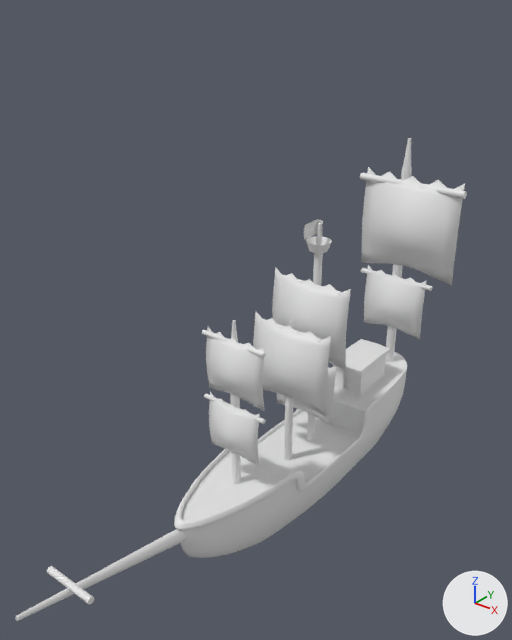
A saved change to the Blender file Enviroment/Pirate ship.blend.
Both versions are drawn from a camera (50 mm lens) standing at (32.3, -49.4, 42.7) and looking at (-5.6, -2.0, 13.3). Every picture has the same lights, and +X, +Y and +Z are marked at lower right.

Objects in the first picture: 'Cylinder', 'Cylinder.002', 'Cylinder.008', 'Cylinder.009', 'Cylinder.014', 'Flag', 'Sail', 'Sail.002', 'Sail.003', 'Sail.004', 'Sail.005', 'Sail.006', 'Sail.007', 'Ship', 'Ship.001'.
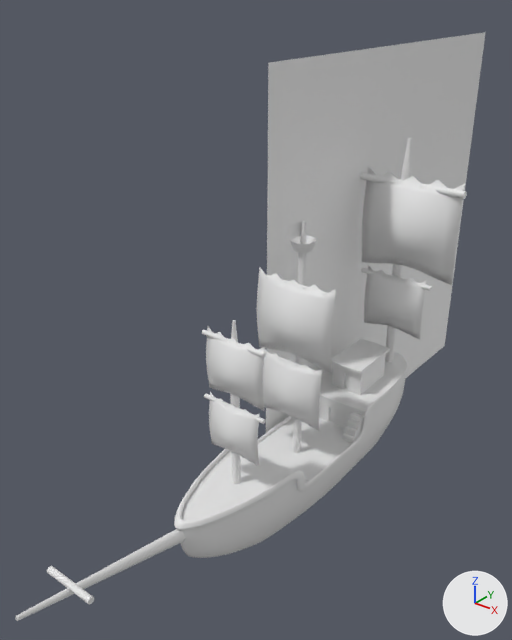
Commit message: Starting the wooden boards

The change, as a list of edits to the scene's bpy script:
```text
Add me_plane_012:
    me_plane_012.from_pydata([(-1.0, -1.0, 0.0), (1.0, -1.0, 0.0), (-1.0, 1.0, 0.0), (1.0, 1.0, 0.0)], [], [(0, 1, 3, 2)])
Change ob_cylinder:
    ob_cylinder.location: (0.0, 0.0, 0.0) -> (0.0, -2.4, 0.7)
Change ob_cylinder_002:
    ob_cylinder_002.location: (-3.5, -0.6, 17.9) -> (-3.5, -3.0, 18.6)
Change ob_sail:
    ob_sail.location: (-0.3, -0.6, 14.5) -> (-0.3, -3.0, 15.3)
Change ob_flag:
    ob_flag.location: (-0.2, -0.9, 23.1) -> (-0.2, -3.3, 23.6)
Change ob_sail_002:
    ob_sail_002.location: (-0.6, -0.6, 7.3) -> (-0.6, -3.0, 8.1)
Remove ob_cylinder_008:
    ob_cylinder_008 = bpy.data.objects.new('Cylinder.008', me_cylinder_009)
    ob_cylinder_008.location = (0.0, -3.8, 0.0)
Remove ob_cylinder_009:
    ob_cylinder_009 = bpy.data.objects.new('Cylinder.009', me_cylinder_010)
    ob_cylinder_009.location = (-3.1, -4.0, 14.7)
    ob_cylinder_009.rotation_euler = (0.0, 1.571, 0.0)  # degrees (0, 90, 0)
    ob_cylinder_009.scale = (0.517, 0.517, 1.3)
Remove ob_sail_003:
    ob_sail_003 = bpy.data.objects.new('Sail.003', me_plane_007)
    ob_sail_003.location = (0.0, -4.0, 11.4)
    ob_sail_003.rotation_euler = (1.571, 0.0, 0.0)  # degrees (90, 0, 0)
    ob_sail_003.scale = (4.02, 4.02, 4.02)
    _m = ob_sail_003.modifiers.new('Solidify', 'SOLIDIFY')
    _m.thickness = -0.02
Add ob_plane_002:
    ob_plane_002 = bpy.data.objects.new('Plane.002', me_plane_012)
    ob_plane_002.location = (-4.5, 20.1, 14.5)
    ob_plane_002.rotation_euler = (1.571, 0.0, 1.571)  # degrees (90, 0, 90)
    ob_plane_002.scale = (21.9, 21.9, 21.9)
```

What differs and where, as boxes (x1, y1, x2, y2) in the pictures (512 x 640 px):
'Plane.002', added: after (266, 32, 486, 433)
'Sail', moved: before (272, 267, 351, 370); after (257, 267, 336, 373)
'Sail.003', deleted: before (253, 311, 331, 417)
'Sail.002', moved: before (277, 366, 336, 426); after (263, 349, 322, 431)
'Cylinder', moved: before (306, 223, 332, 442); after (290, 221, 317, 453)
'Cylinder.008', deleted: before (284, 320, 293, 460)
'Flag', moved: before (304, 219, 323, 240); after (286, 221, 306, 242)
'Cylinder.002', moved: before (281, 275, 342, 295); after (265, 275, 327, 296)
'Cylinder.009', deleted: before (261, 319, 322, 343)
